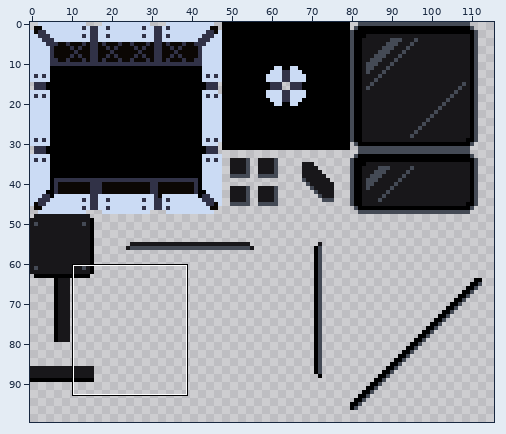
A pixel-art file gets an edit: Assets/Game/Sprites/Objects/tileset.aseprite. The first picture is a wide view before the edit; the outline marks the close-up.
Close-up. As it was:
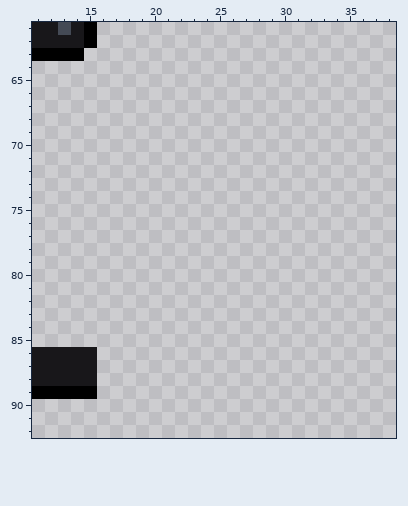
116x100 pixels, 1 frame. Shown: x 11..38, y 61..92.
The result:
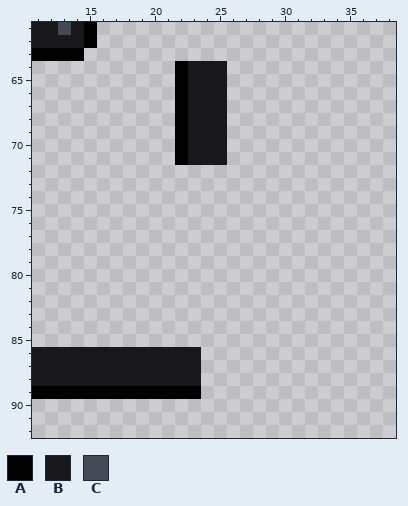
Palette (. is transparent): A #000000  B #18171a  C #444a55
From old to new:
The edit adds colour A in rows 64 to 71 at x 22; in row 89 at x 16 to 23.
The edit adds colour B in rows 64 to 71 at x 23 to 25; in rows 86 to 88 at x 16 to 23.
Where, in picture pixels (left, top, right, bottom), the same in both close-ups:
added: (175, 61, 227, 165)
added: (97, 347, 201, 399)
